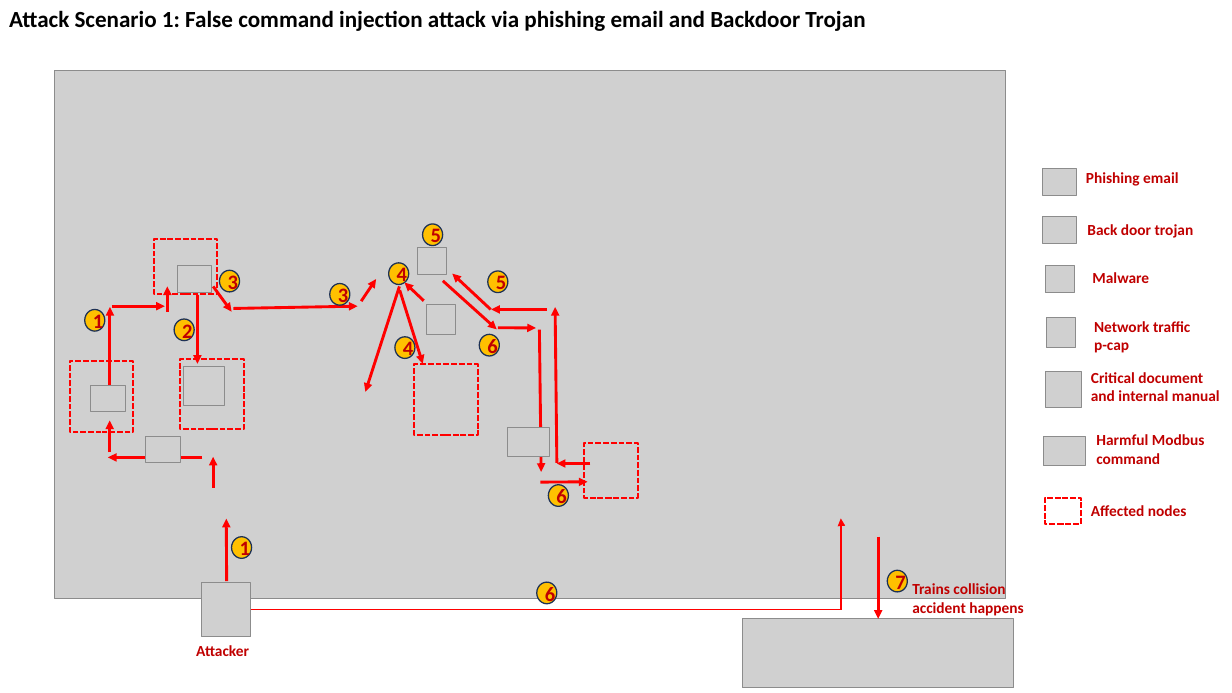
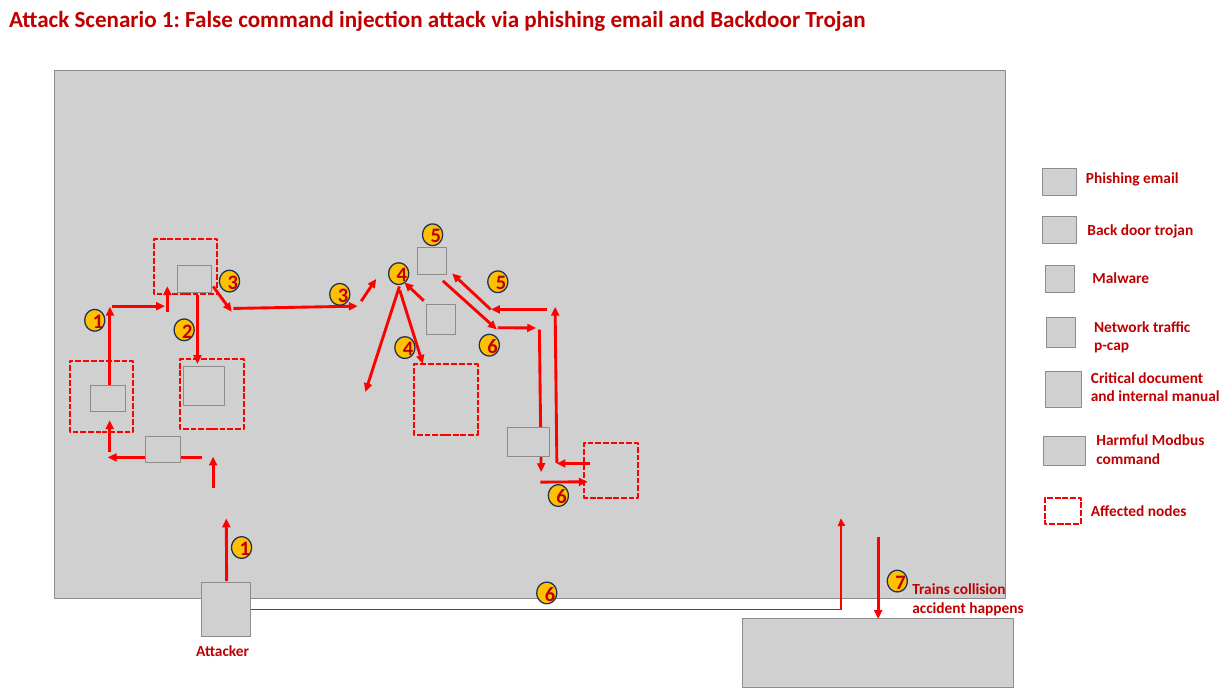
Before and after one commit to mrminhaz87/Railway-IT-OT-Demo, a slide deck: slide 1 of attack/AttackScenario.pptx. Drawn at 1232x693 pixels with LibreOffice and Linux fonts; fonts in the diff are those of the drawing; grey boxes stand for pictures. Boxes give left, top, right and bottom in pixels: in the first picture for what was removed or moved away, otherwise in the second. Text is boxed around its words. In the diff, an @@ line names an element or a change of style, - is before the commit and + after.

Commit message:
Update the attack design document, attack readme and train HMI config file template.

```diff
--- a/attack/AttackScenario.pptx
+++ b/attack/AttackScenario.pptx
@@ text "Attack Scenario 1: False command ..." at (9, 10, 865, 31): text colour #000000 to #C00000 @@
```
Also in this commit, not shown: 2 other files.
